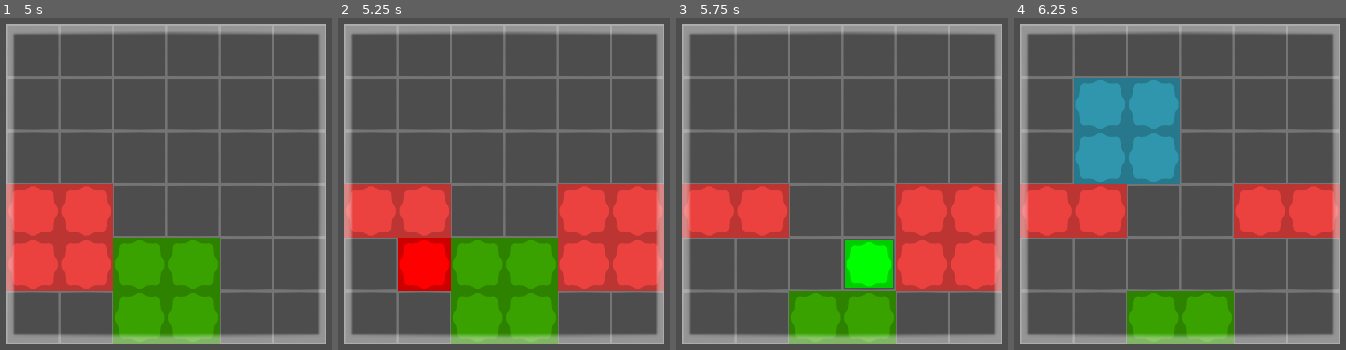
Above: before the commit, frames 1-4 (left to right).
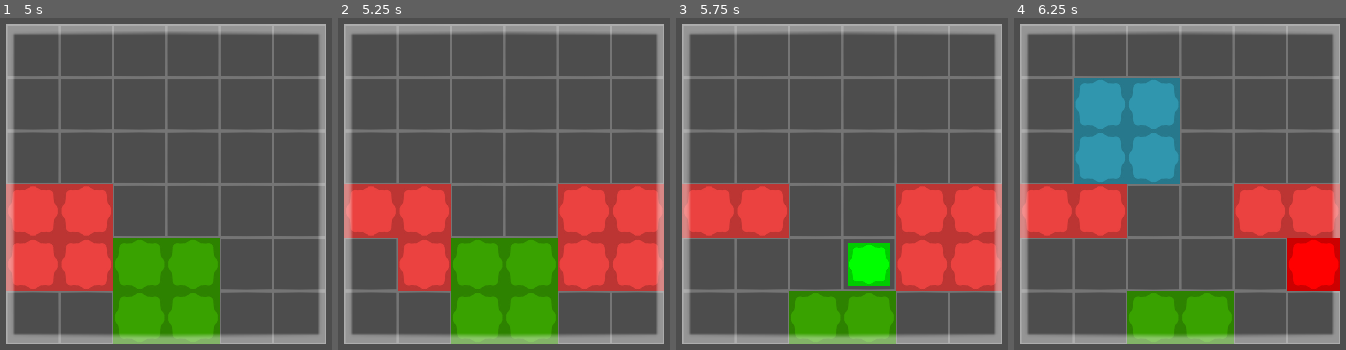
Above: after the commit, the same moments.

Repository: EakyRtk/grid-minigame-test
Game: Godot game, scene res://minigame.tscn
The game is run twice, just before and just after one commit, with the same random seed, the same clock (stepped at 60 frames per second) and the same inputs. The project has no main scene, so this scene is started directly.
Inputs (mouse positions are in pixels of both pictures, inside the frame that each line leads up to):
- Up to frame 1 (5 s): tap Enter at 0.5, 2, 3.5 s; move the mouse to (outside the picture) at 0.52 s; press the mouse at (outside the picture) at 0.53 s; tap Space at 1.25, 2.75, 4.25 s; move the mouse to (33, 217) at 1.27 s; release the mouse at (33, 217) at 1.28 s; click (33, 217) at 1.35 s; move the mouse to (272, 97) at 2.02 s; press the mouse at (272, 97) at 2.03 s; move the mouse to (152, 286) at 2.77 s; release the mouse at (152, 286) at 2.78 s; click (152, 286) at 2.85 s; move the mouse to (outside the picture) at 3.52 s; press the mouse at (outside the picture) at 3.53 s; move the mouse to (outside the picture) at 4.27 s; release the mouse at (outside the picture) at 4.28 s; click (outside the picture) at 4.35 s
- Up to frame 2 (5.25 s): move the mouse to (570, 197) at 5.02 s; press the mouse at (570, 197) at 5.03 s
- Up to frame 3 (5.75 s): no input
- Up to frame 4 (6.25 s): move the mouse to (1087, 84) at 5.77 s; release the mouse at (1087, 84) at 5.78 s; click (1087, 84) at 5.85 s

Frame 1 is identical in both runs. In frame 2, 2.5% of the frame differs, in the area x 18-35%, y 66-83%; in frame 3, 0.7%; in frame 4, 2.5%.

Commit message:
AHH MY BRAINNNNNN

Diff:
--- a/minigame.gd
+++ b/minigame.gd
@@ -43,27 +43,42 @@
 #we want to store the rows and columns that are going to be cleared but we must be careful to not include rows and/or columns that arent fill the raw/column
 #also shared tiles with the column and row clearing has to give extra points
 func clear_piece()->void:
-	#--check row
 	var tiles_to_clear : Array[Vector2i]
 	var bonus_tiles : Array[Vector2i]
-	for column : int in range(GRID_TOP_LIMIT.y, GRID_BOTTOM_LIMIT.y + 1):
-		var temp_tiles_to_clear : Array[Vector2i]
-		for row : int in range(GRID_TOP_LIMIT.x, GRID_BOTTOM_LIMIT.x + 1):
-			if tilemap.get_cell_source_id(Vector2i(row, column)) == -1: temp_tiles_to_clear.clear(); break
-			temp_tiles_to_clear.append(Vector2i(row, column))
-		tiles_to_clear.append_array(temp_tiles_to_clear)
+
+	#UPDATE: In this model, tiles_to_clear only holds values to check bonus tiles
+	#for the tile clearings, rows and columns hold the complete row and/or columns indexes (cuz y and/or x coords stay the same)
+	var rows : Array[int]
+	var columns : Array[int]
+	#--check row
+	for column_pos : int in range(GRID_TOP_LIMIT.y, GRID_BOTTOM_LIMIT.y + 1):
+		var add_row_pos : int = -1
+		var temp_tiles : Array[Vector2i]
+		for row_pos : int in range(GRID_TOP_LIMIT.x, GRID_BOTTOM_LIMIT.x + 1):
+			if tilemap.get_cell_source_id(Vector2i(row_pos, column_pos)) == -1: add_row_pos = -1; temp_tiles.clear(); break
+			add_row_pos = column_pos
+			temp_tiles.append(Vector2i(row_pos, column_pos))
+		tiles_to_clear.append_array(temp_tiles)
+		if add_row_pos != -1: rows.append(add_row_pos)
+
 	#--check column
 	var add_bonus : int = 0
-	for row : int in range(GRID_TOP_LIMIT.x, GRID_BOTTOM_LIMIT.x + 1):
-		var temp_tiles_to_clear : Array[Vector2i]
+	for row_pos : int in range(GRID_TOP_LIMIT.x, GRID_BOTTOM_LIMIT.x + 1):
 		var temp_add_bonus : int = 0
 		var temp_bonus_tiles : Array[Vector2i]
-		for column : int in range(GRID_TOP_LIMIT.y, GRID_BOTTOM_LIMIT.y + 1):
-			if tilemap.get_cell_source_id(Vector2i(row, column)) == -1: temp_tiles_to_clear.clear(); temp_bonus_tiles.clear(); break
-			if tiles_to_clear.has(Vector2i(row, column)): temp_add_bonus += 1; temp_bonus_tiles.append(Vector2i(row,column))
-			temp_tiles_to_clear.append(Vector2i(row, column))
+		var add_column_pos : int = -1
+		var temp_tiles : Array[Vector2i]
+		for column_pos : int in range(GRID_TOP_LIMIT.y, GRID_BOTTOM_LIMIT.y + 1):
+			if tilemap.get_cell_source_id(Vector2i(row_pos, column_pos)) == -1: add_column_pos = -1; temp_tiles.clear(); temp_bonus_tiles.clear(); break
+			if tiles_to_clear.has(Vector2i(row_pos, column_pos)):
+				temp_add_bonus += 1
+				temp_bonus_tiles.append(Vector2i(row_pos, column_pos))
+				add_column_pos = row_pos
+			add_column_pos = row_pos
+			temp_tiles.append(Vector2i(row_pos, column_pos))
 		add_bonus += temp_add_bonus
-		tiles_to_clear.append_array(temp_tiles_to_clear)
+		tiles_to_clear.append_array(temp_tiles)
+		if add_column_pos != -1: columns.append(add_column_pos)
 		bonus_tiles.append_array(temp_bonus_tiles)
 	#-1 means no tiles exist, now we all the tile coords that going to be cleared
 
@@ -76,28 +91,38 @@
 		new_sprite.self_modulate = color_val
 		add_child(new_sprite)
 		var tween = create_tween()
-		print("diz")
 		tween.tween_property(new_sprite, "scale", Vector2.ONE * 0.8, time/3)
 		tween.tween_property(new_sprite, "scale", Vector2.ONE, time/3)
 		tween.tween_property(new_sprite, "scale", Vector2.ZERO, time/3)
 		await tween.finished
 		new_sprite.queue_free()
 
+	var anim_time : float = 0.2
 
-	for tile_pos : Vector2i in tiles_to_clear:
-		if bonus_tiles.has(tile_pos): continue
-		#await get_tree().create_timer(0.1).timeout
+	var clear_row_and_columns : Callable = func(start_limit: int, finish_limit: int, clear_arr: Array[int], is_row : bool = true):
+		for anchor_pos : int in range(start_limit, finish_limit):
+			if clear_arr == []: break
+			var will_await : bool = true
+			for walk_pos : int in clear_arr:
+				var pos : Vector2i
+				if is_row: pos = Vector2i(anchor_pos, walk_pos)
+				else: pos = Vector2i(walk_pos, anchor_pos)
+				if bonus_tiles.has(pos): will_await = false; continue
+				will_await = true
+				var color_val : Color = PUFF_COLORS[tilemap.get_cell_alternative_tile(pos)]
+				tilemap.set_cell(pos)
+				clear_animation.call(pos, color_val, anim_time)
+			if will_await: await get_tree().create_timer(anim_time).timeout
+
+	clear_row_and_columns.call(GRID_TOP_LIMIT.x, GRID_BOTTOM_LIMIT.x + 1, rows)
+	clear_row_and_columns.call(GRID_TOP_LIMIT.y, GRID_BOTTOM_LIMIT.y + 1, columns, false)
+	#same as above but we wanted to clear the overlapping tiles separately
+	await get_tree().create_timer(anim_time * 3).timeout
+	for tile_pos : Vector2i in bonus_tiles:
 		var color_val : Color = PUFF_COLORS[tilemap.get_cell_alternative_tile(tile_pos)]
 		tilemap.set_cell(tile_pos)
-		await clear_animation.call(tile_pos, color_val, 0.2)
+		await clear_animation.call(tile_pos, color_val, 0.05)
 
-	#same as above but we wanted to clear the overlapping tiles separately
-	await get_tree().create_timer(0.08).timeout
-	for tile_pos : Vector2i in bonus_tiles:
-		#await get_tree().create_timer(0.05).timeout
-		var color_val : Color = tilemap.get_cell_alternative_tile(tile_pos)
-		tilemap.set_cell(tile_pos)
-		await clear_animation.call(tile_pos, color_val, 0.05)
 	print(add_bonus)
 
 #checks if the given corrds in between the playground we decided
